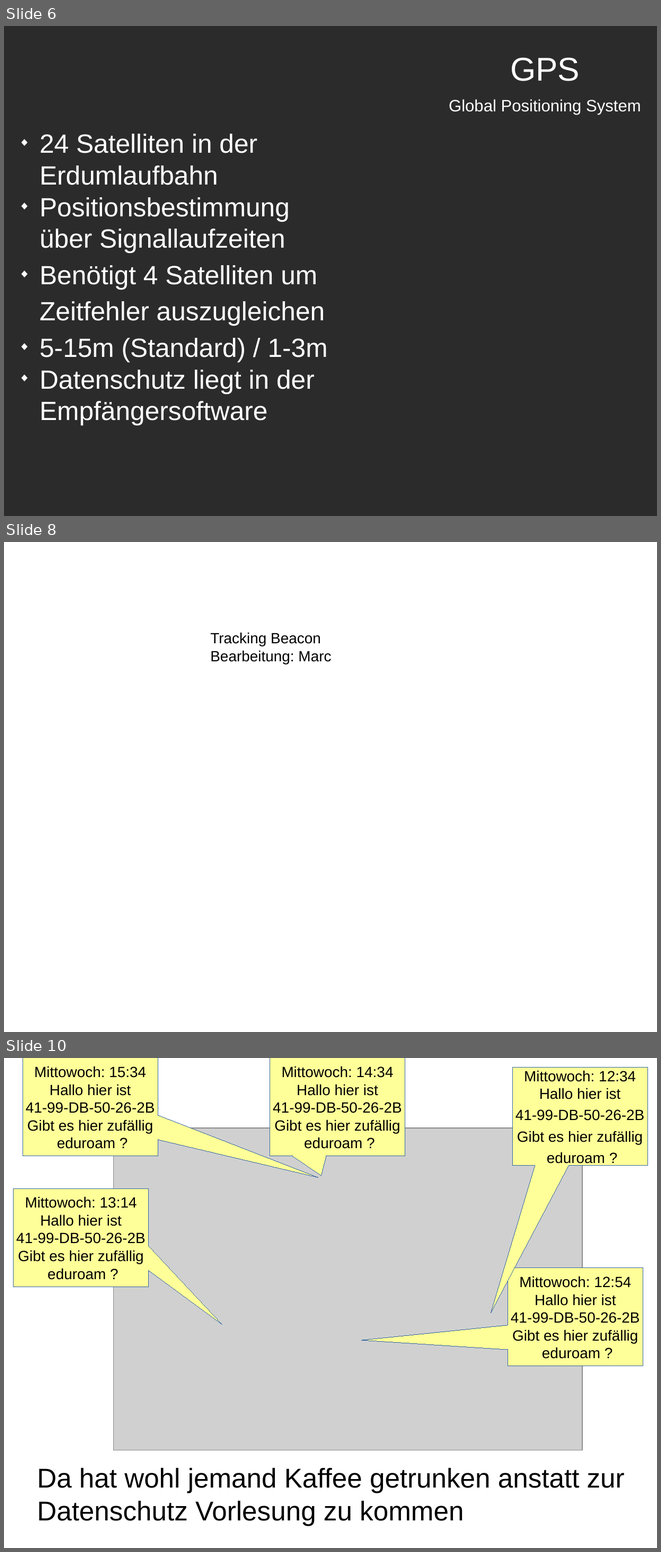
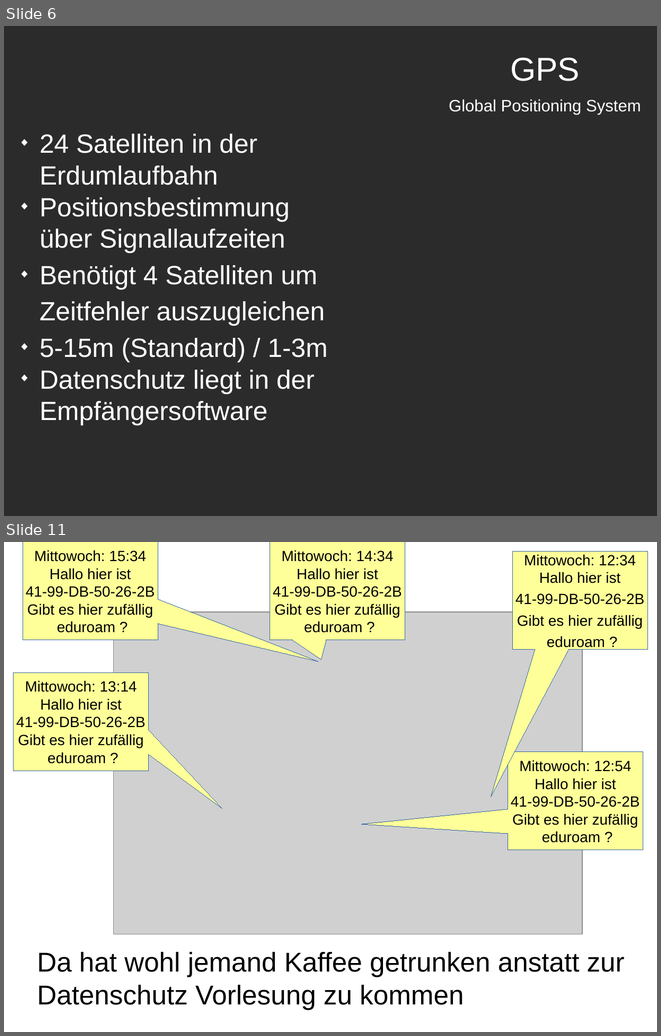
Before and after one commit to lecram789/MobileGeolocating, a slide deck: Presentation/4_B_Döringk_Kasper_Ryvkin.odp. Shown one above the other, each under a label of ours: slides 6, 8 and 10 before the commit, slides 6 and 11 after it; the slides between them are not shown. The pictures are 661x1552 and 661x1036 pixels, drawn with LibreOffice and Linux fonts; fonts in the diff are those of the drawing; grey boxes stand for pictures; background and template pictures are left out; a plain dark background stands for a picture behind light text. Boxes give left, top, right and bottom in pixels: in the first picture for what was removed or moved away, otherwise in the second. Text is boxed around its words. In the diff, an @@ line names an element or a change of style, - is before the commit and + after.

```diff
--- a/Presentation/4_B_Döringk_Kasper_Ryvkin.odp
+++ b/Presentation/4_B_Döringk_Kasper_Ryvkin.odp
@@ slide 8 removed at box(4, 542, 657, 1032), background #FFFFFF @@
@@ text removed at box(210, 632, 331, 664) @@
-Tracking Beacon
-Bearbeitung: Marc
@@ what was slide 10 is now slide 11 @@
```
Also in this commit, not shown: 1 slide changed, 4 slides added, 2 other slides removed, 5 other files.
